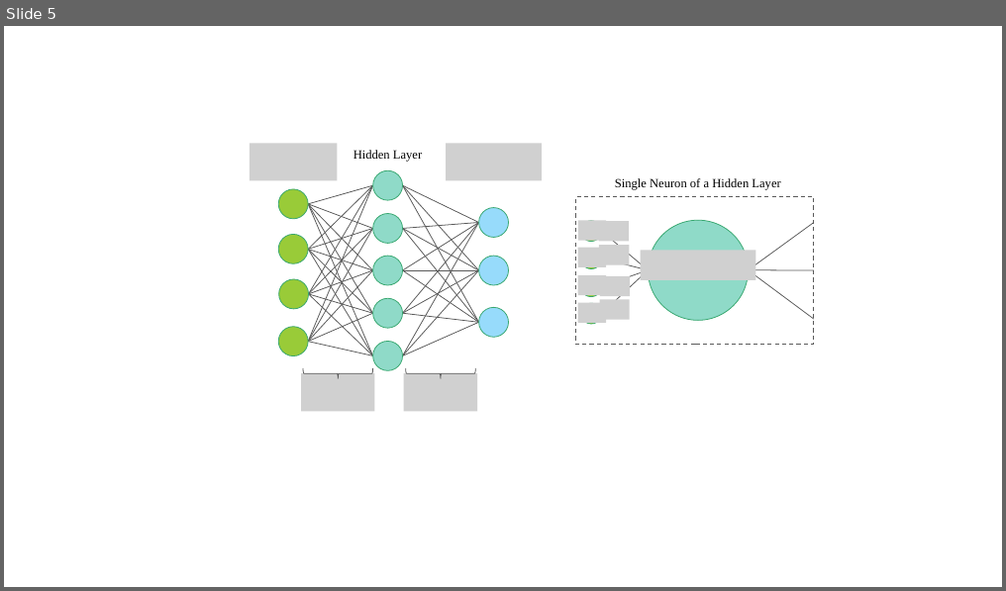
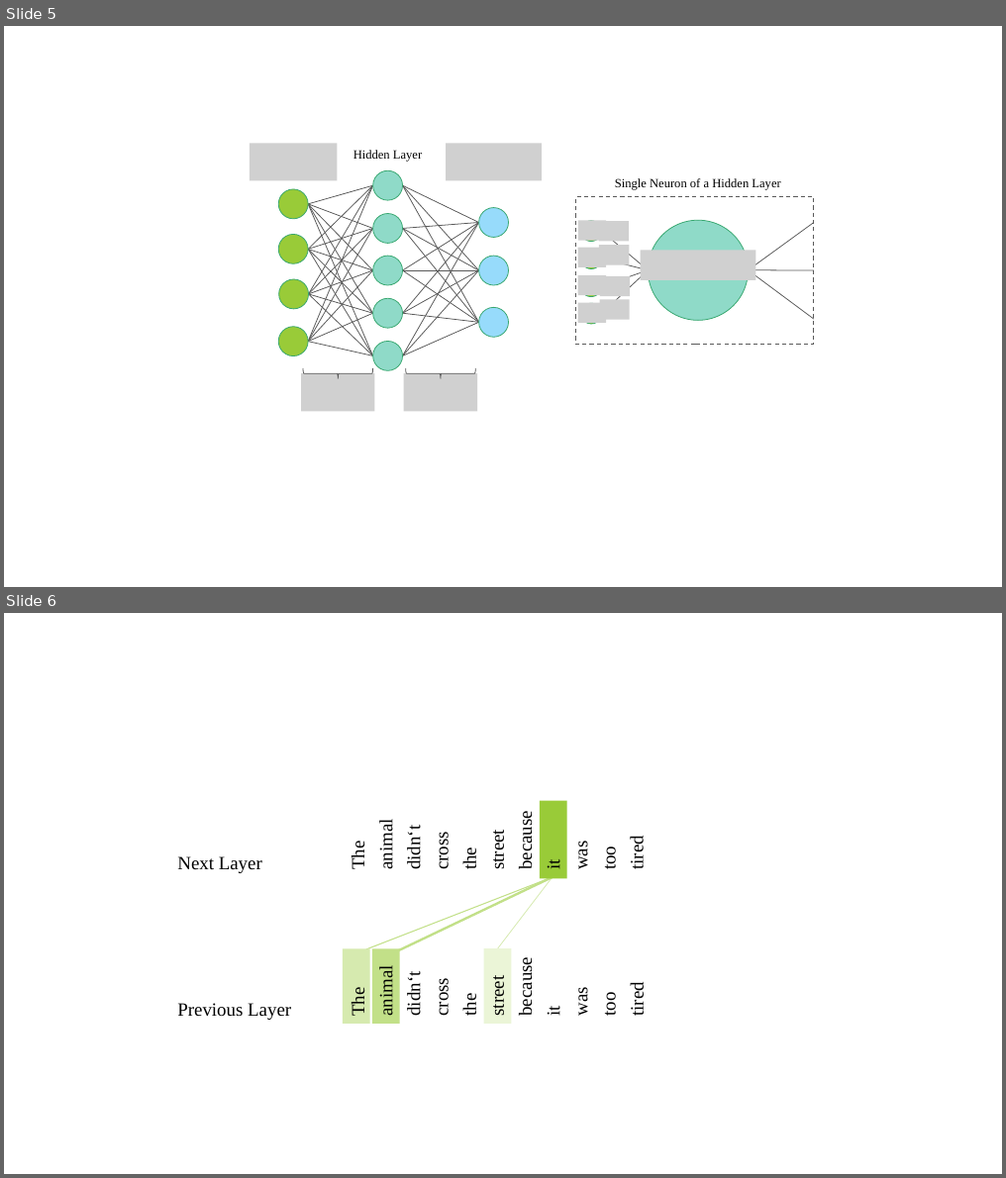
Before and after one commit to Ben-Pfirsich/Masterarbeit-2024, a slide deck: images/Masterarbeit Diagramme.pptx. Shown one above the other, each under a label of ours: slide 5 before the commit, slides 5 and 6 after it. The pictures are 1006x591 and 1006x1178 pixels, drawn with LibreOffice and Linux fonts; fonts in the diff are those of the drawing; grey boxes stand for pictures. Boxes give left, top, right and bottom in pixels: in the first picture for what was removed or moved away, otherwise in the second. Text is boxed around its words. In the diff, an @@ line names an element or a change of style, - is before the commit and + after.

```diff
--- a/images/Masterarbeit Diagramme.pptx
+++ b/images/Masterarbeit Diagramme.pptx
@@ slide 6 added at (4,613,1002,1174), background #FFFFFF @@
@@ text added at (515,817,536,868), 18 pt, text #000000 @@
+because
@@ rectangle added at (540,801,567,878), fill #99CB38 @@
@@ text added at (348,843,368,869), 18 pt, text #000000 @@
+The
@@ text added at (375,824,396,868), 18 pt, text #000000 @@
+animal
@@ text added at (404,832,425,869), 18 pt, text #000000 @@
+didn‘t
@@ text added at (432,835,452,869), 18 pt, text #000000 @@
+cross
@@ text added at (459,850,480,869), 18 pt, text #000000 @@
+the
@@ text added at (487,834,508,869), 18 pt, text #000000 @@
+street
@@ text added at (571,843,592,869), 18 pt, text #000000 @@
+was
@@ text added at (599,849,620,869), 18 pt, text #000000 @@
+too
@@ text added at (627,839,648,869), 18 pt, text #000000 @@
+tired
@@ text added at (177,857,262,873), 18 pt, text #000000 @@
+Next Layer
@@ line added from (366, 950) to (552, 877), #C2E088 1 pt @@
@@ line added from (385, 958) to (552, 877), #C2E088 2.25 pt @@
@@ line added from (498, 950) to (552, 877), #D6EAAF 0.75 pt @@
@@ text added at (543,861,563,868), 18 pt, text #000000 @@
+it
@@ rectangle added at (343,950,370,1024), fill #D6EAAF @@
@@ rectangle added at (372,950,400,1024), fill #C2E088 @@
@@ rectangle added at (484,950,512,1024), fill #EBF5D7 @@
@@ text added at (515,963,536,1015), 18 pt, text #000000 @@
+because
@@ text added at (348,989,368,1016), 18 pt, text #000000 @@
+The
@@ text added at (375,970,396,1015), 18 pt, text #000000 @@
+animal
@@ text added at (404,975,425,1015), 18 pt, text #000000 @@
+didn‘t
@@ text added at (432,981,452,1016), 18 pt, text #000000 @@
+cross
@@ text added at (459,995,480,1016), 18 pt, text #000000 @@
+the
@@ text added at (487,981,508,1016), 18 pt, text #000000 @@
+street
@@ text added at (571,989,592,1016), 18 pt, text #000000 @@
+was
@@ text added at (599,994,620,1016), 18 pt, text #000000 @@
+too
@@ text added at (627,985,648,1016), 18 pt, text #000000 @@
+tired
@@ text added at (177,1003,291,1020), 18 pt, text #000000 @@
+Previous Layer
@@ text added at (543,1007,563,1015), 18 pt, text #000000 @@
+it
```
Also in this commit, not shown: 2 other slides added, 1 other file.
